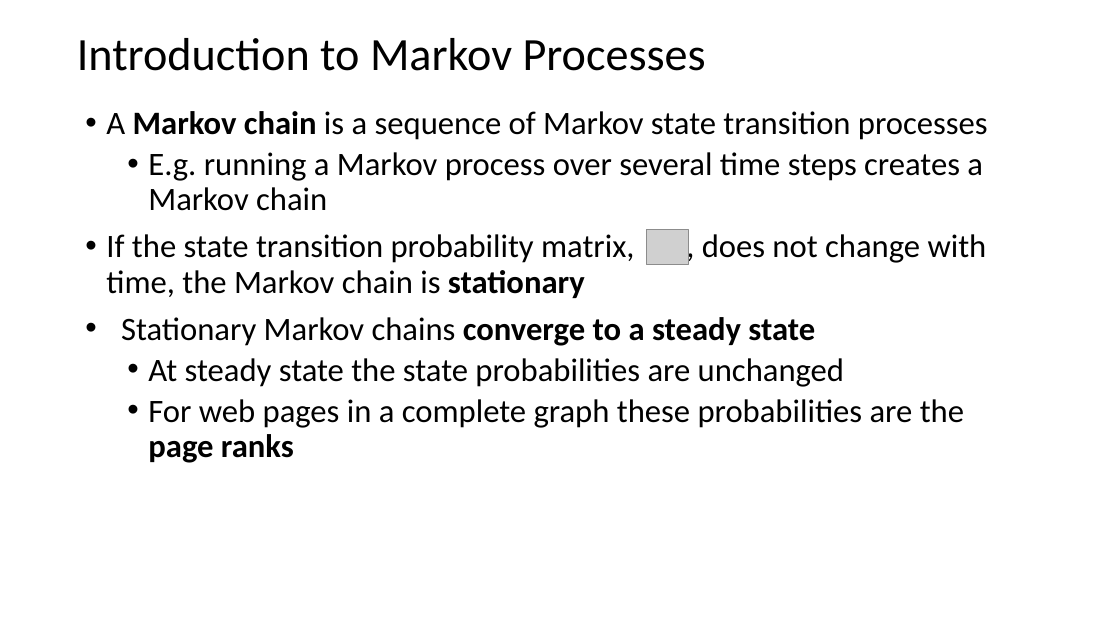
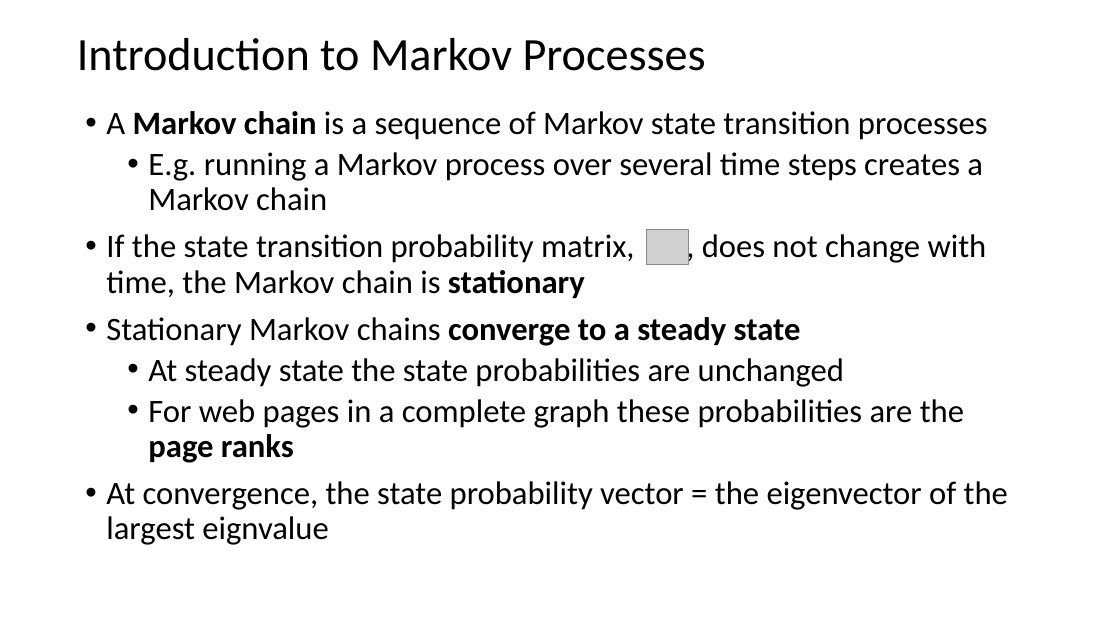
Before and after one commit to StephenElston/CSCI-E-108, a slide deck: slide 18 of slides/5_WebSearching.pptx. Drawn at 1120x630 pixels with LibreOffice and Linux fonts; fonts in the diff are those of the drawing; grey boxes stand for pictures. Boxes give left, top, right and bottom in pixels: in the first picture for what was removed or moved away, otherwise in the second. Text is boxed around its words. In the diff, an @@ line names an element or a change of style, - is before the commit and + after.

Commit message:
Corrections to slides

```diff
--- a/slides/5_WebSearching.pptx
+++ b/slides/5_WebSearching.pptx
@@ text at (106, 481, 1008, 545): paragraph added @@
+• At convergence, the state probability vector = the eigenvector of the largest eignvalue
```
